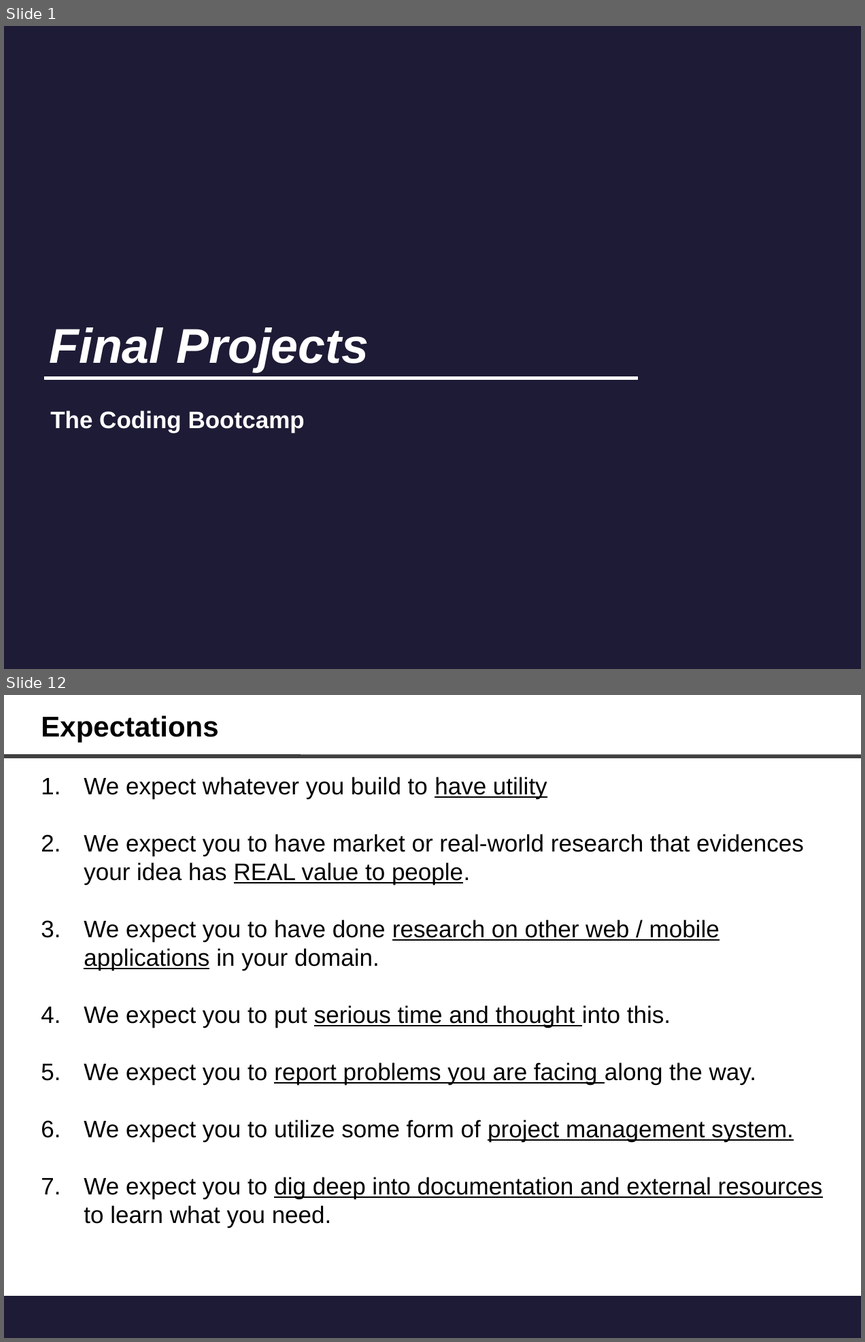
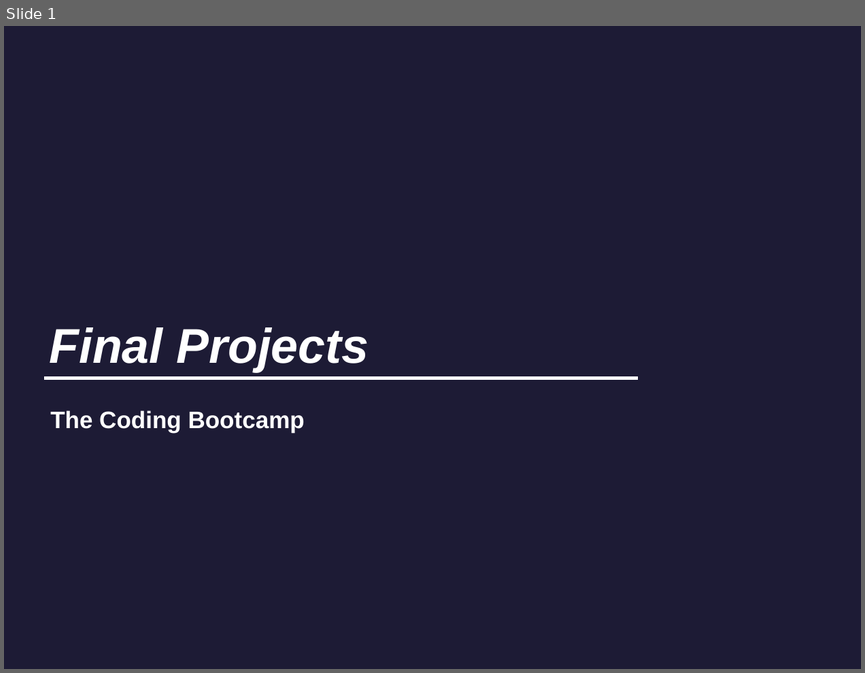
Before and after one commit to chaseleinart/FastFood, a slide deck: public/app_concept/FinalProject.odp. Shown one above the other, each under a label of ours: slides 1 and 12 before the commit, slide 1 after it; the slides between them are not shown. The pictures are 865x1342 and 865x673 pixels, drawn with LibreOffice and Linux fonts; fonts in the diff are those of the drawing; background and template pictures are left out. Boxes give left, top, right and bottom in pixels: in the first picture for what was removed or moved away, otherwise in the second. Text is boxed around its words. In the diff, an @@ line names an element or a change of style, - is before the commit and + after.

```diff
--- a/public/app_concept/FinalProject.odp
+++ b/public/app_concept/FinalProject.odp
@@ slide 12 removed at <box>4,695,861,1338</box>, background #FFFFFF @@
@@ text removed at <box>41,715,218,743</box> @@
-Expectations
@@ line removed from (4, 756) to (861, 757) @@
@@ text removed at <box>84,777,823,1227</box> @@
-1. We expect whatever you build to have utility
-2. We expect you to have market or real-world research that evidences your idea has REAL value to people.
-3. We expect you to have done research on other web / mobile applications in your domain.
-4. We expect you to put serious time and thought into this.
-5. We expect you to report problems you are facing along the way.
-6. We expect you to utilize some form of project management system.
-7. We expect you to dig deep into documentation and external resources to learn what you need.
@@ rectangle removed at <box>4,1295,861,1338</box> @@
```
Also in this commit, not shown: 11 slides added, 20 other slides removed, 11 other files.
